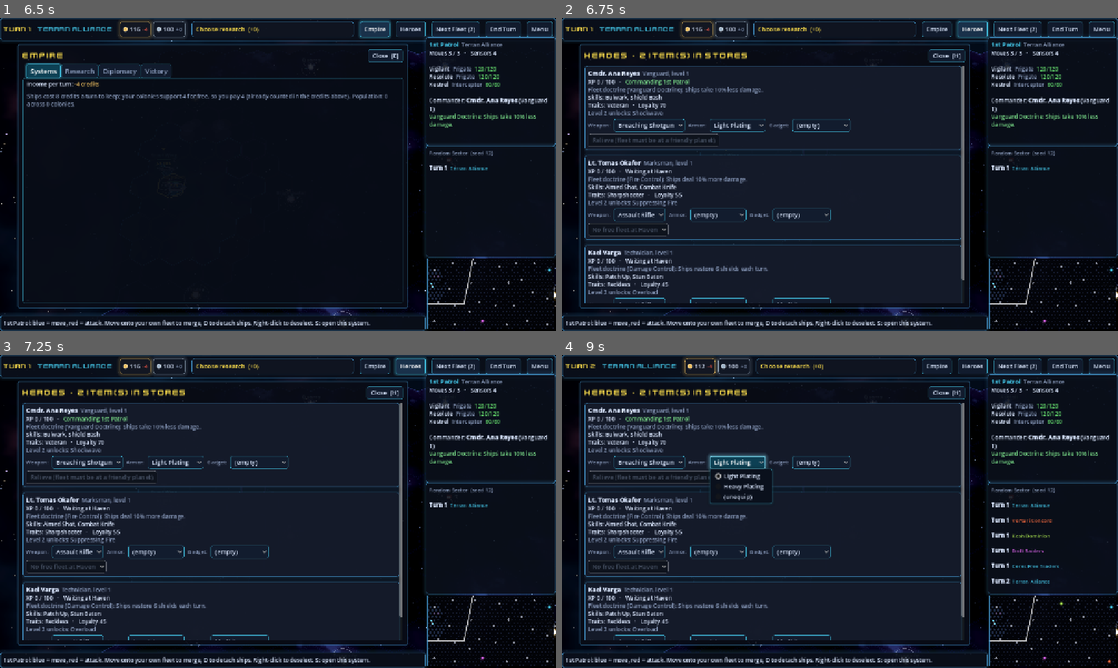
Above: before the commit, frames 1-4 (two rows, left to right).
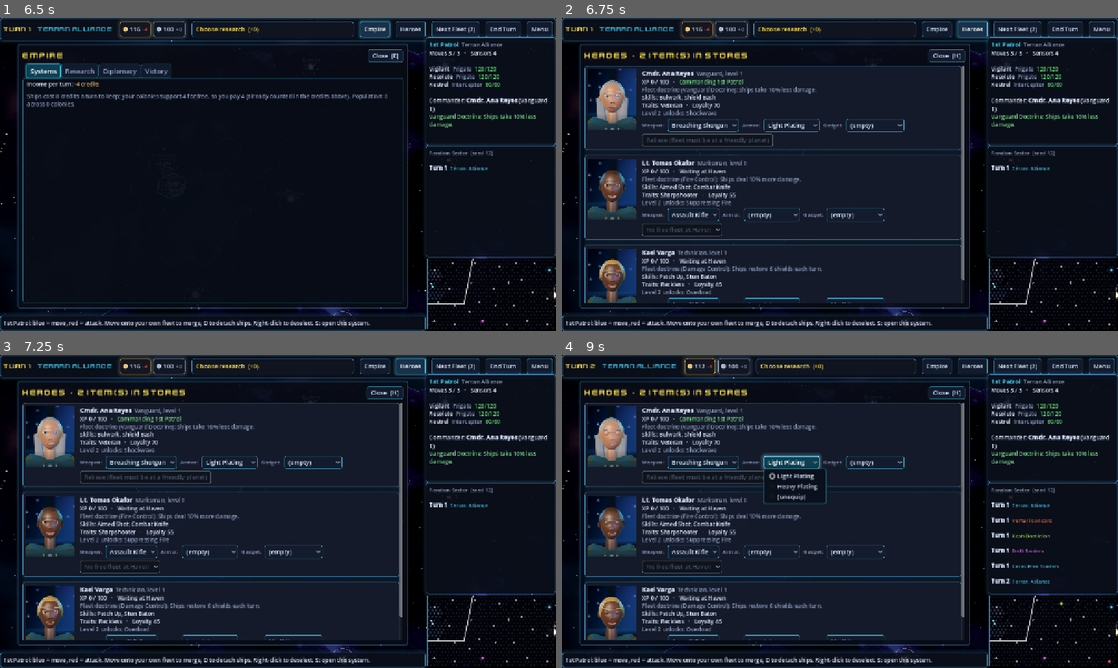
Above: after the commit, the same moments.

Repository: jamesedchristie/space-homm
Game: Godot game, scene res://src/presentation/main.tscn
Two runs of this game, one before a commit and one after it. Both use one fixed random seed, a clock stepped at 60 frames per second and the inputs below.
Inputs (mouse positions are in pixels of both pictures, inside the frame that each line leads up to):
- Up to frame 1 (6.5 s): click "New campaign" at 0.5 s; click (266, 246) at 1.27 s; type "12" at 1.35 s; click "Start" at 2 s; click "Begin" at 2.75 s; click "Next Fleet (2)" at 3.5 s; click "Next Fleet (2)" at 4.25 s; click "Choose research (+0)" at 5 s; click "Empire" at 5.75 s
- Up to frame 2 (6.75 s): click "Heroes" at 6.5 s
- Up to frame 3 (7.25 s): no input
- Up to frame 4 (9 s): click "End Turn" at 7.25 s; click "Breaching Shotgun" at 8 s; click "Light Plating" at 8.75 s

Frame 1 is identical in both runs. In frame 2, 9.1% of the frame differs, in the area x 4-62%, y 16-92%; in frame 3, 9.1%; in frame 4, 10%.

Commit message:
Heroes get faces
Every hero has a stable portrait in the Heroes panel: the owner's species
look with skin, hair, hairstyle, eyes and age picked from the hero's id,
wearing the empire's colours (HeroFaces + LeaderPortrait in a new close-up
framing).

Co-Authored-By: Claude Opus 5.5 <noreply@anthropic.com>
Claude-Session: https://claude.ai/code/session_011S8DfbG2VPjJYDMcXDFx8r

Diff:
--- /dev/null
+++ b/src/presentation/portrait/hero_faces.gd
@@ -0,0 +1,52 @@
+class_name HeroFaces
+extends RefCounted
+## Portrait definitions for heroes: each hero gets a stable face from their
+## species (the owner's) and id: skin, hair, eyes and age vary within the
+## species' look, the uniform takes the empire's colour, and the backdrop is
+## the species' leader's. Uses the same LeaderPortrait as the diplomacy screen.
+
+const SKIN := {
+	"human": ["#f1c7a8", "#d29a7c", "#b27a5a", "#8a5a3f", "#5e3b28"],
+	"veltari": ["#e6e2f0", "#dcd6ec", "#efe9f6", "#d4dbea"],
+	"kesh": ["#a56f43", "#8e5a35", "#b97f4e", "#7f5b3a"],
+	"sorn": ["#8c97a3", "#7d8996", "#9aa3ad", "#6f7b88"],
+}
+const HAIR := {
+	"human": ["#2b1c14", "#4a2f22", "#6b4a2b", "#b88a4a", "#1a1a1a", "#8c8c8c"],
+	"veltari": ["#f0f2ff", "#e2e6ff", "#d9f1ff"],
+	"kesh": ["#3a261a", "#1f1510", "#5a2a1c"],
+	"sorn": [""],
+}
+const STYLES := {
+	"human": ["short", "short", "bun", "long"],
+	"veltari": ["long", "short"],
+	"kesh": ["braids", "short", "mohawk"],
+	"sorn": ["none"],
+}
+const EYES := {
+	"human": ["#4f7f9c", "#5a3d2a", "#3f6b4a", "#6b6b6b"],
+	"veltari": ["#9ee7ff", "#c9a8ff"],
+	"kesh": ["#e8a331", "#d1652a"],
+	"sorn": ["#1c1a24", "#2a2018"],
+}
+
+
+static func definition(data: DataRegistry, species: String, hero_id: String, team_color: Color) -> Dictionary:
+	var look := species if SKIN.has(species) else "human"
+	var rng := RandomNumberGenerator.new()
+	rng.seed = absi(hash(hero_id)) + 101
+	var p: Dictionary = data.leaders.get(look, {}).get("portrait", {}).duplicate(true)
+	p["look"] = look
+	p["skin"] = _pick(SKIN[look], rng)
+	p["hair"] = _pick(HAIR[look], rng)
+	p["hair_style"] = _pick(STYLES[look], rng)
+	p["eyes"] = _pick(EYES[look], rng)
+	p["age"] = rng.randf_range(0.2, 0.7)
+	p["jaw"] = rng.randf_range(0.2, 0.6)
+	p["primary"] = team_color.darkened(0.55).to_html(false)
+	p["glow"] = team_color.to_html(false)
+	return {"name": "", "portrait": p}
+
+
+static func _pick(options: Array, rng: RandomNumberGenerator) -> String:
+	return str(options[rng.randi() % options.size()])
--- a/src/presentation/portrait/leader_portrait.gd
+++ b/src/presentation/portrait/leader_portrait.gd
@@ -69,6 +69,10 @@
 var _mood_smile := 0.0
 var _rng := RandomNumberGenerator.new()
 var _shake := 0.0
+
+
+## Head and shoulders only (small portraits such as hero cards). Set before setup().
+var close_up := false
 
 
 func _init() -> void:
@@ -140,9 +144,9 @@
 	_build_head(p, look, shape)
 	PortraitCostume.build(_torso, _head, look, p, team_color)
 	_camera = Camera3D.new()
-	_camera.fov = 22.0
+	_camera.fov = 13.0 if close_up else 22.0
 	_world.add_child(_camera)
-	_camera.position = Vector3(0, -0.085, 2.05)
+	_camera.position = Vector3(0, -0.02 if close_up else -0.085, 2.05)
 	_camera.rotation = Vector3.ZERO
 	_set_mood("neutral", true)
 	_blink_in = _rng.randf_range(1.5, 3.5)
--- a/src/presentation/strategic/hero_roster.gd
+++ b/src/presentation/strategic/hero_roster.gd
@@ -59,8 +59,21 @@
 	var data := engine.data
 	var cls: Dictionary = data.hero_classes[hero.class_id]
 	var card := UiKit.panel(Color(0.08, 0.1, 0.16, 0.95))
+	var row := HBoxContainer.new()
+	row.add_theme_constant_override("separation", 12)
+	card.add_child(row)
+	# A face for the hero, in the owner's colours.
+	var face := LeaderPortrait.new()
+	face.custom_minimum_size = Vector2(112, 140)
+	face.close_up = true
+	face.size_flags_vertical = Control.SIZE_SHRINK_BEGIN
+	var owner_faction := s.faction(hero.owner)
+	face.setup(HeroFaces.definition(data, owner_faction.get("species", "human"), hero.id,
+			Palette.team_color(owner_faction["team"])), Palette.team_color(owner_faction["team"]))
+	row.add_child(face)
 	var box := VBoxContainer.new()
-	card.add_child(box)
+	box.size_flags_horizontal = Control.SIZE_EXPAND_FILL
+	row.add_child(box)
 
 	var next_xp := HeroProgression.xp_for_level(data, hero.level + 1)
 	var xp_text := "XP %d / %d" % [hero.xp, next_xp] if next_xp > 0 else "XP %d (max level)" % hero.xp
Not shown, added: src/presentation/portrait/hero_faces.gd.uid
